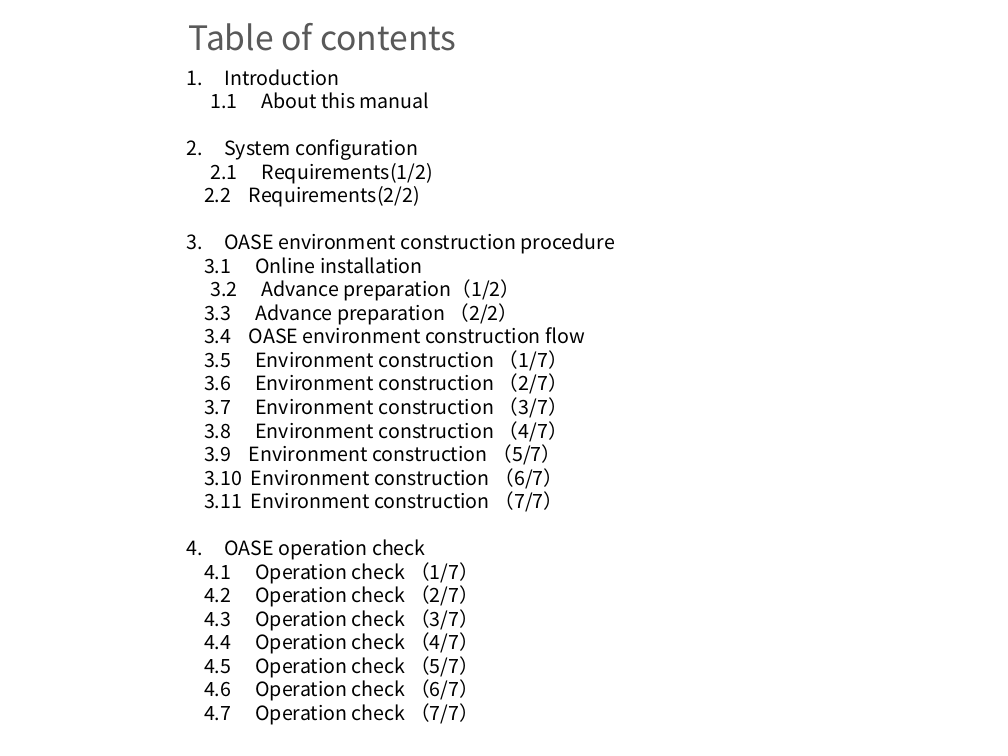
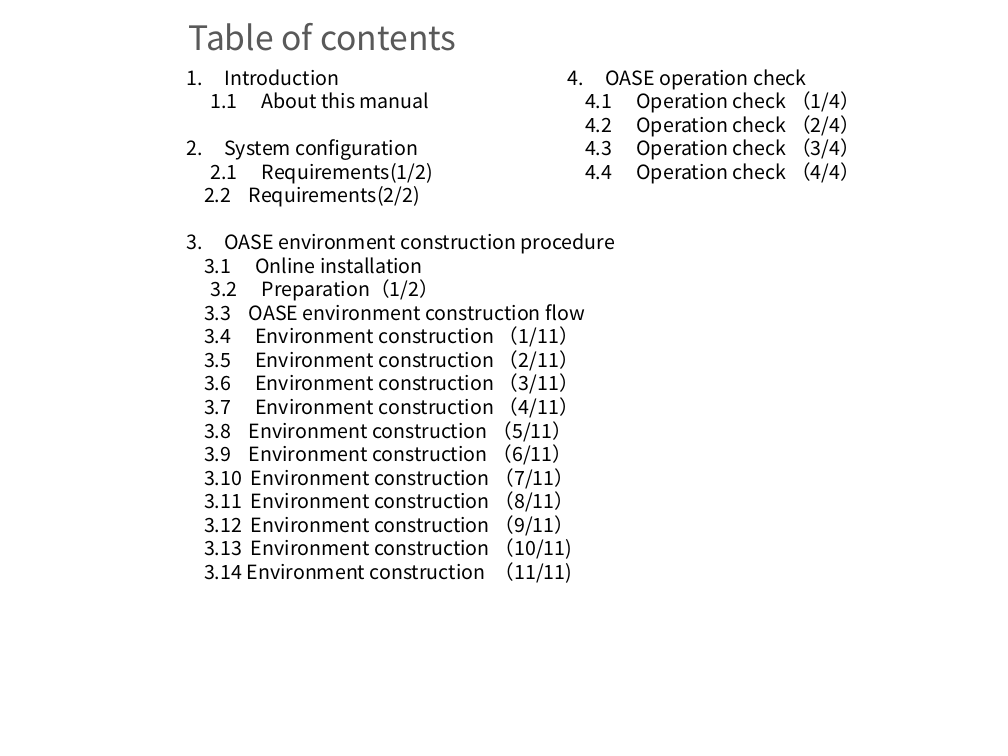
Before and after one commit to exastro-suite/oase-docs, a slide deck: slide 2 of asset/Learn/OASE-online-install.pptx. Drawn at 1008x756 pixels with LibreOffice and Linux fonts; fonts in the diff are those of the drawing; background and template pictures are left out. Boxes give left, top, right and bottom in pixels: in the first picture for what was removed or moved away, otherwise in the second. Text is boxed around its words. In the diff, an @@ line names an element or a change of style, - is before the commit and + after.

```diff
--- a/asset/Learn/OASE-online-install.pptx
+++ b/asset/Learn/OASE-online-install.pptx
@@ text added at <box>585,69,860,184</box>, 14 pt, text #000000 @@
+4. OASE operation check
+4.1 Operation check （1/4）
+4.2 Operation check （2/4）
+4.3 Operation check （3/4）
+4.4 Operation check （4/4）
@@ text at <box>204,279,585,583</box>: text changed @@
-3.2 Advance preparation（1/2）
-3.3 Advance preparation （2/2）
-3.4 OASE environment construction flow
-3.5 Environment construction （1/7）
-3.6 Environment construction （2/7）
-3.7 Environment construction （3/7）
-3.8 Environment construction （4/7）
-3.9 Environment construction （5/7）
-3.10 Environment construction （6/7）
-3.11 Environment construction （7/7）
-4. OASE operation check
-4.1 Operation check （1/7）
-4.2 Operation check （2/7）
-4.3 Operation check （3/7）
-4.4 Operation check （4/7）
-4.5 Operation check （5/7）
-4.6 Operation check （6/7）
-4.7 Operation check （7/7）
+3.2 Preparation（1/2）
+3.3 OASE environment construction flow
+3.4 Environment construction （1/11）
+3.5 Environment construction （2/11）
+3.6 Environment construction （3/11）
+3.7 Environment construction （4/11）
+3.8 Environment construction （5/11）
+3.9 Environment construction （6/11）
+3.10 Environment construction （7/11）
+3.11 Environment construction （8/11）
+3.12 Environment construction （9/11）
+3.13 Environment construction （10/11)
+3.14 Environment construction （11/11)
```
Also in this commit, not shown: 15 other slides changed, 5 slides added, 6 slides removed, 8 other files.
